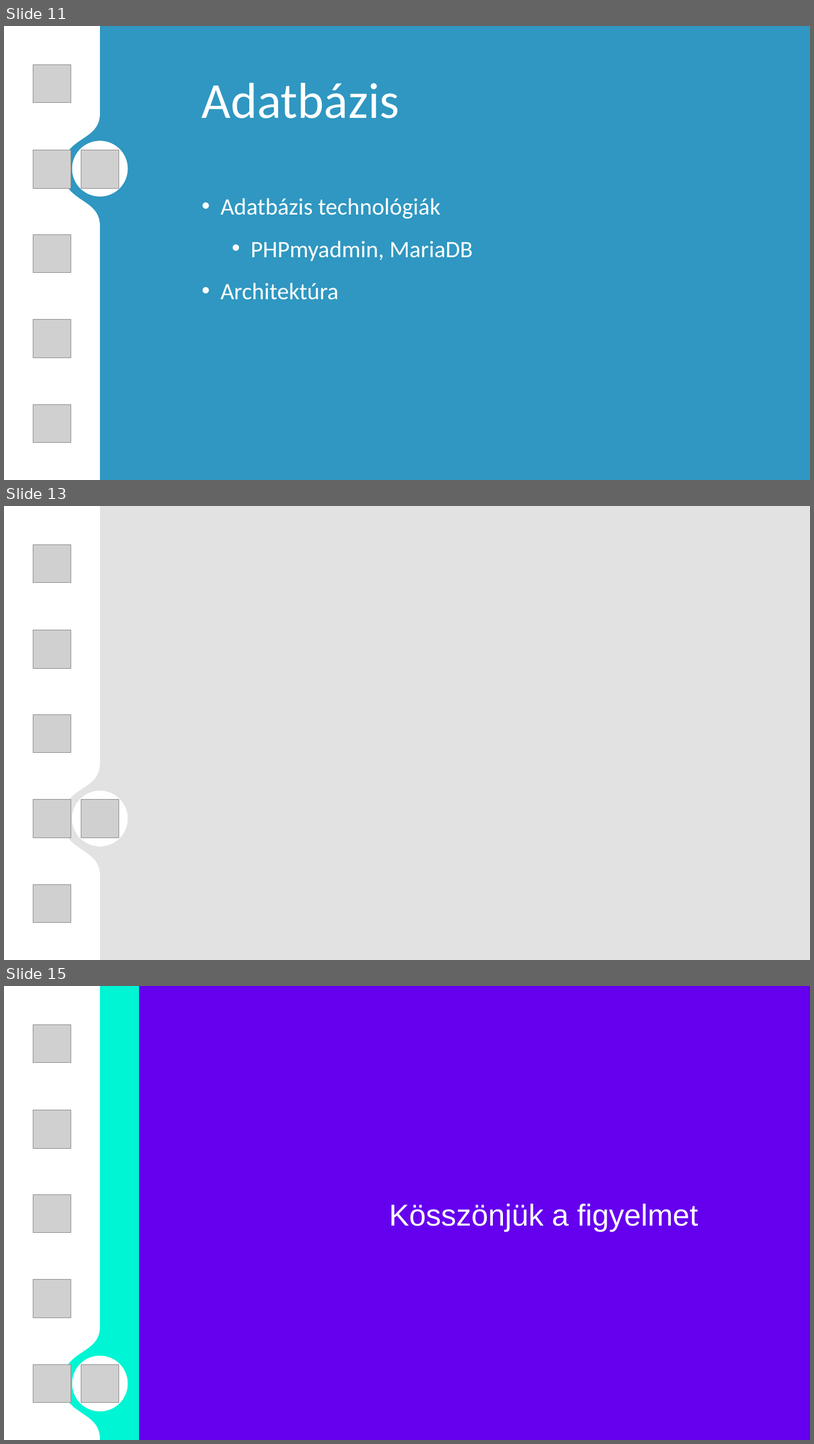
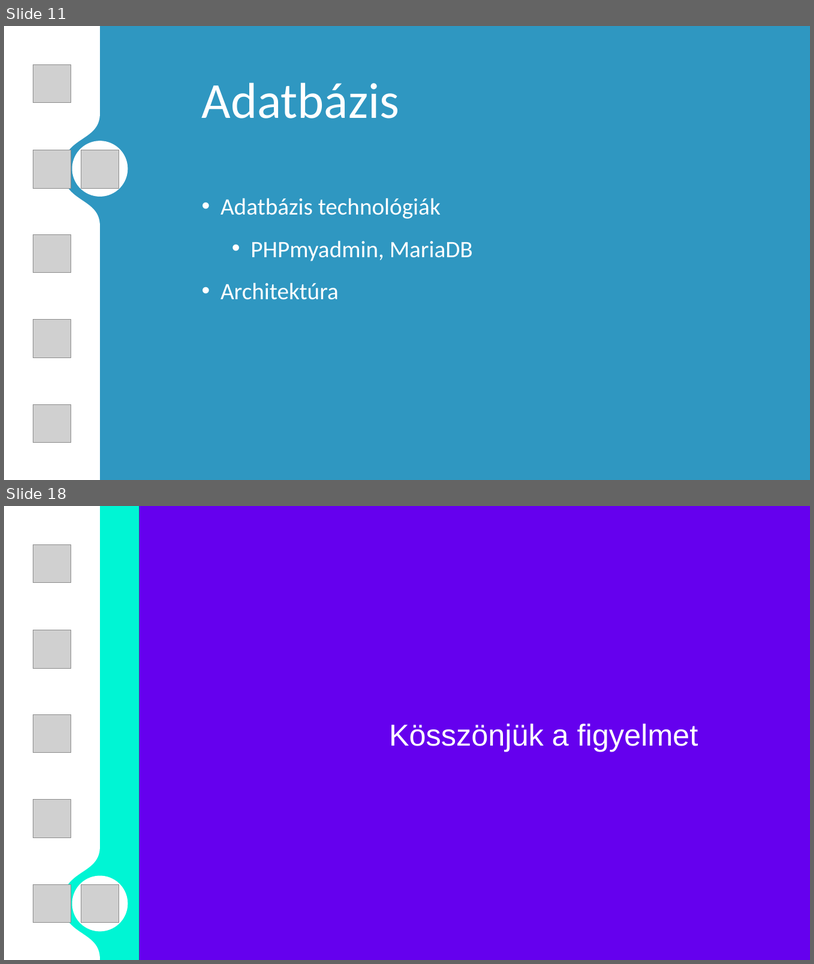
Before and after one commit to egri-richard/TurboNote, a slide deck: TNote_presentation.pptx. Shown one above the other, each under a label of ours: slides 11, 13 and 15 before the commit, slides 11 and 18 after it; the slides between them are not shown. The pictures are 814x1444 and 814x964 pixels, drawn with LibreOffice and Linux fonts; fonts in the diff are those of the drawing; grey boxes stand for pictures; background and template pictures are left out. Boxes give left, top, right and bottom in pixels: in the first picture for what was removed or moved away, otherwise in the second. Text is boxed around its words. In the diff, an @@ line names an element or a change of style, - is before the commit and + after.

```diff
--- a/TNote_presentation.pptx
+++ b/TNote_presentation.pptx
@@ slide 13 removed at (x1=4, y1=506, x2=810, y2=960), background #E2E2E2 @@
@@ freeform shape removed at (x1=4, y1=506, x2=99, y2=960) @@
@@ picture removed at (x1=33, y1=545, x2=71, y2=583) @@
@@ picture removed at (x1=33, y1=630, x2=71, y2=668) @@
@@ ellipse removed at (x1=4, y1=705, x2=5, y2=760) @@
@@ picture removed at (x1=33, y1=714, x2=71, y2=752) @@
@@ ellipse removed at (x1=72, y1=790, x2=128, y2=846) @@
@@ picture removed at (x1=33, y1=799, x2=71, y2=838) @@
@@ picture removed at (x1=81, y1=799, x2=119, y2=838) @@
@@ picture removed at (x1=33, y1=884, x2=71, y2=922) @@
@@ what was slide 15 is now slide 18 @@
```
Also in this commit, not shown: 1 slide changed, 6 slides added, 2 other slides removed.
